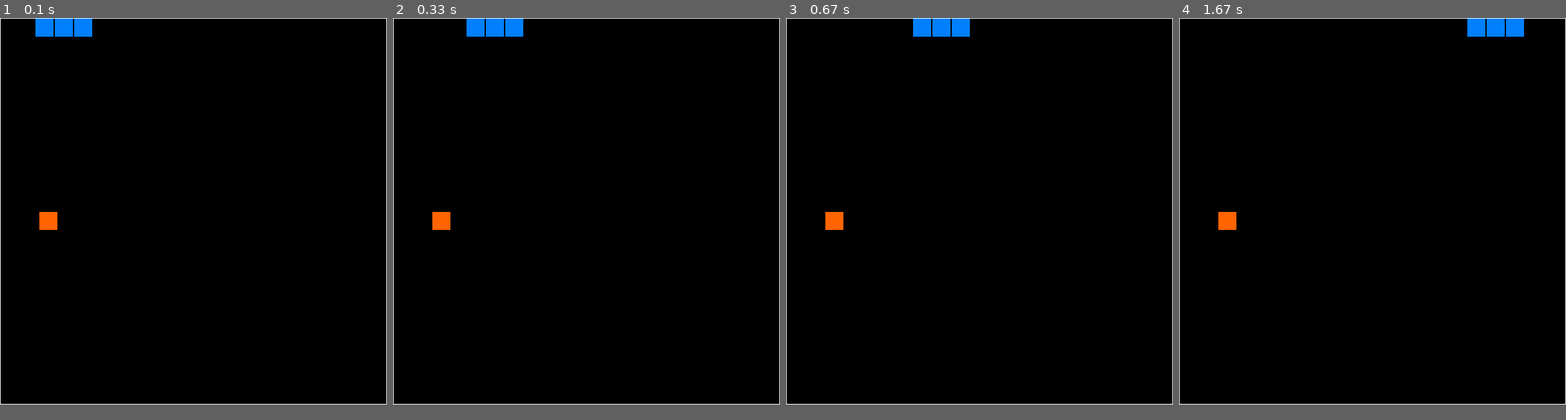
Above: before the commit, frames 1-4 (left to right).
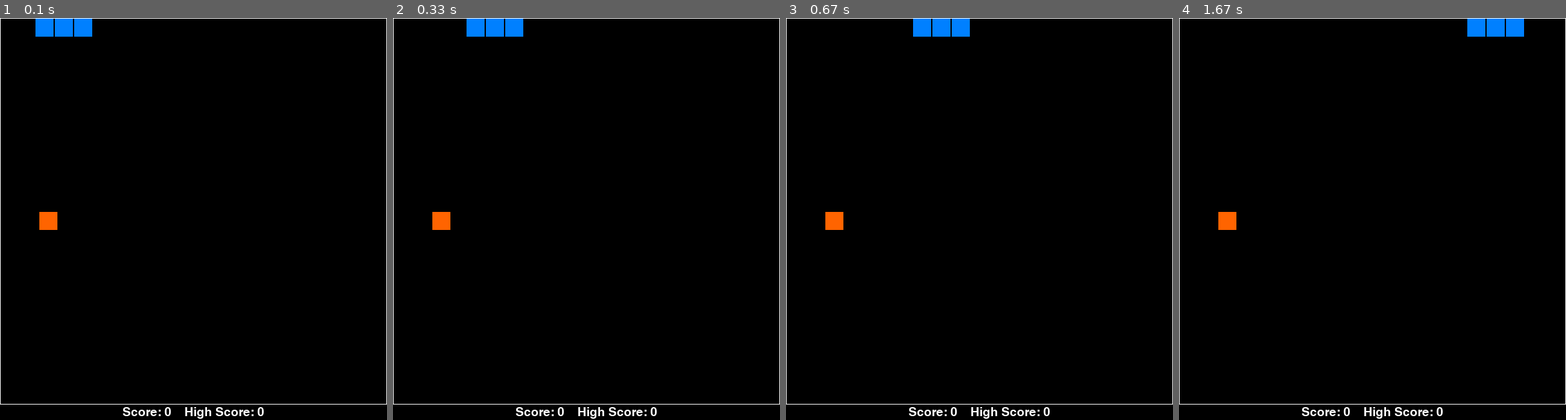
Above: after the commit, the same moments.

Repository: graham-riches/snake-game
Game: pygame game, started from snake_game.py
The game is run twice, just before and just after one commit, with the same random seed, the same clock (stepped at 60 frames per second) and the same inputs.
Inputs:
- Up to frame 1 (0.1 s): no input
- Up to frame 2 (0.33 s): no input
- Up to frame 3 (0.67 s): tap Enter at 0.33 s
- Up to frame 4 (1.67 s): no input
In our replay, the window is 600x600 before the commit and 600x624 after it. These sizes can differ from the game's own. Grey fills any space a smaller window leaves; there, only what the larger window draws over its background counts as a difference.

The runs differ from the first frame. In frame 1, 0.4% of the frame differs, in the area x 31-69%, y 96-100%; in frame 2, 0.4%; in frame 3, 0.4%; in frame 4, 0.4%.

Commit message:
Added game score class, and score display with previous high score tracking.

Diff:
--- a/game_score.py
+++ b/game_score.py
@@ -11,6 +11,8 @@
 """
 import json
 import functools
+import os
+from datetime import datetime
 
 class GameScore:
     """
@@ -28,7 +30,7 @@
         """
         register decorator to add score objects to the
         scores dict. This makes it easy to add scores
-        with totally different dict structures
+        with totally different dict structures to the class
         """
         def attach_score(self, *args, **kwargs):
             _tag, _score = func(self, *args, **kwargs)
@@ -36,10 +38,49 @@
         return attach_score
 
     @register
-    def new_simple_score(self, _tag):
+    def simple_score(self, _tag):
         """
         create a new single valued score
         with a name.
         """
         _score = {'score':0} # simple score only has one value
         return _tag, _score
+
+    @register
+    def simple_score_with_highscore(self, _tag, filepath=''):
+        """
+        simple score with highscore and an optional
+        filepath argument, which loads the
+        historic highscore
+        """
+        if filepath == '':
+            _path = os.path.join(os.getcwd(), '{}.json'.format(_tag))
+        else:
+            _path = os.path.join(filepath, '{}'.format(_tag))
+        _score = {'score':0, 'path':_path}
+        return _tag, _score
+
+    def add(self, value, _tag):
+        """
+        increment a score in the score dict indexed
+        at _tag by value
+        """
+        self.scores[_tag]['score'] = self.scores[_tag]['score'] + value
+        return
+
+    def get_score(self, _tag):
+        """
+        get the score value from entry _tag
+        """
+        return self.scores[_tag]['score']
+
+    def get_path(self, _tag):
+        """
+        get the filepath from a score object if it
+        exists
+        """
+        try:
+            _path = self.scores[_tag]['path']
+            return _path
+        except Exception:
+            print('{}   ERROR: score object does not have a path property'.format(datetime.now()))
--- a/game_score_tests.py
+++ b/game_score_tests.py
@@ -11,11 +11,18 @@
         self.game_score = GameScore()
 
     def test_single_score(self):
-        self.game_score.new_simple_score('test')
+        self.game_score.simple_score('test')
         print(self.game_score.scores['test'])
         self.assertIsInstance(self.game_score.scores['test'], dict)
 
+    def test_add_score(self):
+        self.game_score.simple_score('test')
+        self.game_score.add(1, 'test')
+        print(self.game_score.scores['test']['score'])
 
+    def test_simple_highscore(self):
+        self.game_score.simple_score_with_highscore('test')
+        print(self.game_score.scores['test']['path'])
 
 if __name__ == '__main__':
     unittest.main()
--- a/snake_game.py
+++ b/snake_game.py
@@ -13,7 +13,11 @@
 import pygame
 from pygame.locals import USEREVENT
 import time
+import os
+import json
 from snake_objs import Snake
+from game_score import GameScore
+from datetime import datetime
 
 
 class SnakeGame:
@@ -26,6 +30,7 @@
         """
         self.display_x = grid_size*scaling_factor
         self.display_y = grid_size*scaling_factor
+        self.score_size = 24  # pixels for the score area
         self.grid = grid_size  # number of grid locations
         self.unit_size = scaling_factor  # size of a single unit
         # handle the game grid with lists might not need these
@@ -35,6 +40,23 @@
                                 black=(0,0,0), white=(255,255,255))
         self.directions = {'up': 3, 'down': 1, 'left': 2, 'right': 0}
         self.snake = Snake()
+        self.score = GameScore()
+        self.score.simple_score_with_highscore('snake_game')
+
+    def load_highscore(self):
+        path = self.score.get_path('snake_game')
+        try:
+            with open(path) as json_file:
+                old_score = json.load(json_file)
+            self.high_score = old_score['high_score']
+        except:
+            self.high_score = 0
+
+    def save_score(self):
+        path = self.score.get_path('snake_game')
+        with open(path, 'w') as json_file:
+            _score = {'high_score':self.score.get_score('snake_game')}
+            json.dump(_score, json_file)
 
     def render_x(self, i):
         # return the snake pixel locations of the current location
@@ -55,12 +77,12 @@
         """
         pygame.init()
         pygame.font.init()
-        self.screen = pygame.display.set_mode((self.display_x, self.display_y))
+        self.screen = pygame.display.set_mode((self.display_x, self.display_y + self.score_size))
         self.clock = pygame.time.Clock()
-        self.font = pygame.font.SysFont('Comic Sans MS',
-                                        round(self.display_y/40))
+        self.font = pygame.font.Font('freesansbold.ttf', round(self.score_size/1.25))
         self.speed_modifier = speed_modifier
         pygame.time.set_timer(USEREVENT, 10)
+        self.load_highscore()
 
     def register_keypress(self, pressed_key):
         """
@@ -178,6 +200,7 @@
                     elif prev_loc[0] > curr_loc[0] and prev_loc[1] == curr_loc[1]:
                         segment_direction = self.directions['right']
                 self.render_segment(self.snake.segment_x[i], self.snake.segment_y[i], segment_direction, j)
+            self.render_score()
             pygame.display.flip()
             pygame.time.delay(self.speed_modifier)
 
@@ -192,12 +215,24 @@
                     self.unit_size-2*offset)
         pygame.draw.rect(self.screen, self.game_colors['orange'], location)
 
+    def render_score(self):
+        """ show the score at the bottom """
+        location = (0, self.display_y, self.display_x, self.score_size)
+        pygame.draw.rect(self.screen, self.game_colors['black'], location)
+        score_text = self.font.render('Score: {}    High Score: {}'.format(self.score.get_score('snake_game'), self.high_score),
+                                      True, self.game_colors['white'])
+        rect = score_text.get_rect()
+        rect.center = (self.display_x / 2, self.display_y + self.score_size/2)
+        self.screen.blit(score_text, rect)
+
     def check_got_food(self):
         if self.snake.segment_x[0] == self.food_x and self.snake.segment_y[0] == self.food_y:
             self.snake.segments += 1
             self.snake.segment_x.append(self.snake.segment_x[-1])
             self.snake.segment_y.append(self.snake.segment_y[-1])
             self.generate_food()
+            self.score.add(1, 'snake_game')
+            print('{}   DEBUG: score = {}'.format(datetime.now(), self.score.get_score('snake_game')))
 
     def snake_runner(self):
         alive = True
@@ -212,6 +247,8 @@
             self.update_snake_movement()
             alive = self.check_inbounds()
             self.check_got_food()
+        if self.score.get_score('snake_game') > self.high_score:
+            self.save_score()
 
 
 
